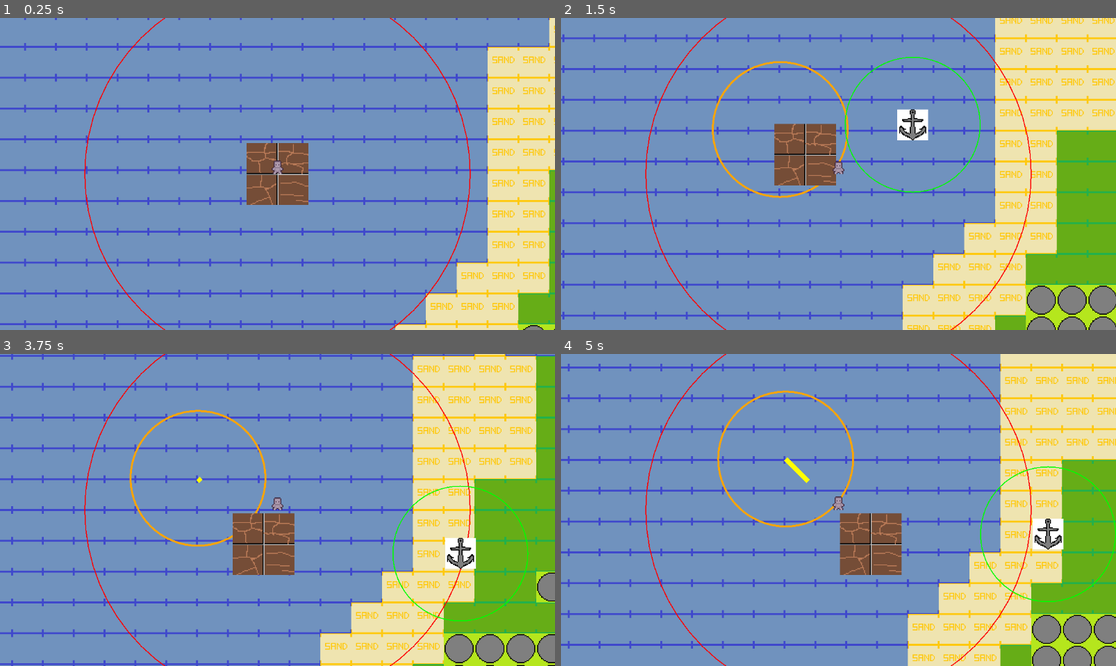
Above: before the commit, frames 1-4 (two rows, left to right).
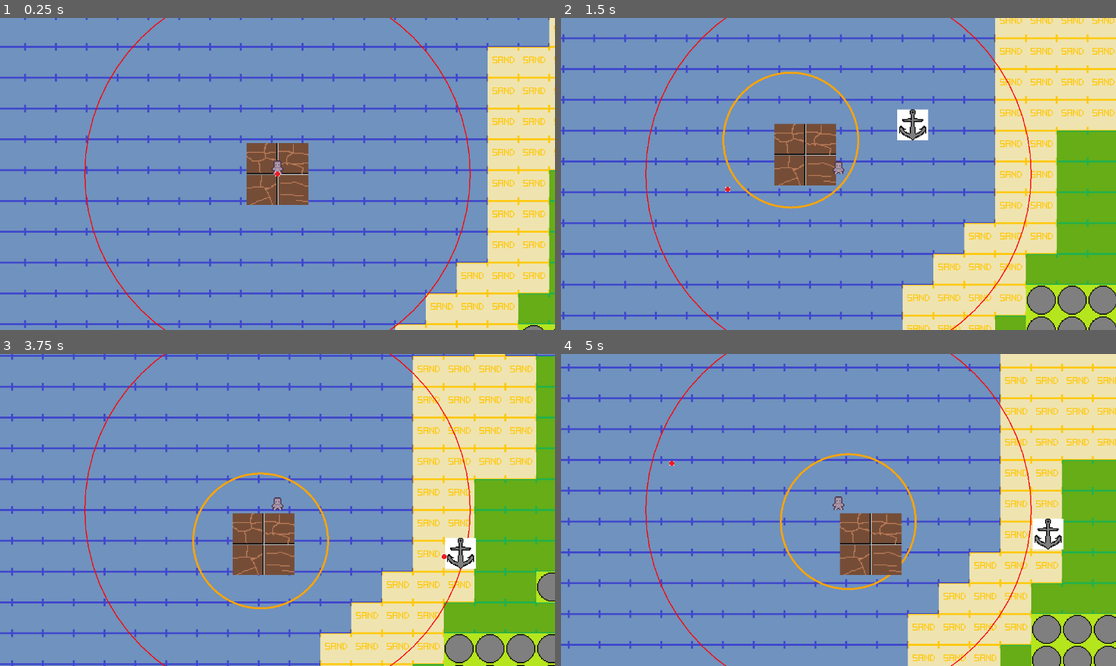
Above: after the commit, the same moments.

Repository: Michaelryang/BrackeysGameJam2024.2
Game: Godot game, scene res://scenes/world_test1.tscn
Same seed, same stepped clock (60 frames per second), same inputs: the game is played once before the commit and once after it.
Inputs (mouse positions are in pixels of both pictures, inside the frame that each line leads up to):
- Up to frame 1 (0.25 s): no input
- Up to frame 2 (1.5 s): move the mouse to (960, 158) at 0.52 s; hold Right (move_right) 0.53-1.28 s; hold Z (drop_anchor) 0.53-1.28 s; move the mouse to (727, 189) at 1.27 s; hold Down (move_down) from 1.28 s (still down); tap E (switch_raft_land) at 1.35 s
- Up to frame 3 (3.75 s): move the mouse to (333, 441) at 2.02 s; release Down (move_down) at 2.03 s; hold Right (move_right) 2.03-2.78 s; hold Z (drop_anchor) 2.03-2.78 s; move the mouse to (249, 572) at 2.77 s; hold Up (move_up) 2.78-3.53 s; tap E (switch_raft_land) at 2.85 s; move the mouse to (444, 556) at 3.52 s; hold Left (move_left) from 3.53 s (still down); hold Z (drop_anchor) from 3.53 s (still down)
- Up to frame 4 (5 s): keep holding Left (move_left); move the mouse to (672, 463) at 4.27 s; release Z (drop_anchor) at 4.28 s; tap E (switch_raft_land) at 4.35 s

The runs differ from the first frame. In frame 1, less than 0.1% of the frame differs, in the area x 49-51%, y 49-51%; in frame 2, 1.4%; in frame 3, 1.4%; in frame 4, 1.5%, in the area x 19-100%, y 11-80%.

Commit message:
feature to allow mouse collision detection. player can re-board raft

Diff:
--- a/project.godot
+++ b/project.godot
@@ -24,6 +24,7 @@
 
 Player=""
 Raft=""
+MouseCollider="Detects and finds objects under/near the mouse cursor"
 
 [input]
 
@@ -61,6 +62,11 @@
 "events": [Object(InputEventKey,"resource_local_to_scene":false,"resource_name":"","device":-1,"window_id":0,"alt_press …(192 unchanged characters)…
 ]
 }
+mouse_left={
+"deadzone": 0.5,
+"events": [Object(InputEventMouseButton,"resource_local_to_scene":false,"resource_name":"","device":-1,"window_id":0,"alt_pressed":false,"shift_pressed":false,"ctrl_pressed":false,"meta_pressed":false,"button_mask":1,"position":Vector2(105, 24),"global_position":Vector2(114, 70),"factor":1.0,"button_index":1,"canceled":false,"pressed":true,"double_click":false,"script":null)
+]
+}
 
 [rendering]
 
--- /dev/null
+++ b/scenes/hand_propeller.tscn
@@ -0,0 +1,26 @@
+[gd_scene load_steps=5 format=3 uid="uid://df2o3lmcr1wj3"]
+
+[ext_resource type="Script" path="res://scripts/hand_propeller.gd" id="1_aewvt"]
+[ext_resource type="Texture2D" uid="uid://dyubg1ultdb2a" path="res://assets/tools/hand_propeller/hand_propeller.png" id="1_op7fg"]
+
+[sub_resource type="AtlasTexture" id="AtlasTexture_a6cq5"]
+atlas = ExtResource("1_op7fg")
+region = Rect2(0, 0, 16, 64)
+
+[sub_resource type="SpriteFrames" id="SpriteFrames_ud0ls"]
+animations = [{
+"frames": [{
+"duration": 1.0,
+"texture": SubResource("AtlasTexture_a6cq5")
+}],
+"loop": true,
+"name": &"default",
+"speed": 5.0
+}]
+
+[node name="HandPropeller" type="Node2D"]
+script = ExtResource("1_aewvt")
+
+[node name="AnimatedSprite2D" type="AnimatedSprite2D" parent="."]
+position = Vector2(0, -32)
+sprite_frames = SubResource("SpriteFrames_ud0ls")
--- /dev/null
+++ b/scenes/mouse_collision.tscn
@@ -0,0 +1,17 @@
+[gd_scene load_steps=4 format=3 uid="uid://cktnom8ah08wl"]
+
+[ext_resource type="Script" path="res://scripts/mouse_collision.gd" id="1_bp3mh"]
+[ext_resource type="Texture2D" uid="uid://cfsahs7h20xhp" path="res://assets/mouse_reticle.png" id="2_wile8"]
+
+[sub_resource type="CircleShape2D" id="CircleShape2D_qr2e3"]
+radius = 2.0
+
+[node name="MouseArea2D" type="Area2D" groups=["MouseCollider"]]
+z_index = 5
+script = ExtResource("1_bp3mh")
+
+[node name="CollisionShape2D" type="CollisionShape2D" parent="."]
+shape = SubResource("CircleShape2D_qr2e3")
+
+[node name="Sprite2D" type="Sprite2D" parent="."]
+texture = ExtResource("2_wile8")
--- a/scenes/raft.tscn
+++ b/scenes/raft.tscn
@@ -21,6 +21,9 @@
 "name": &"default",
 "speed": 5.0
 }]
+
+[sub_resource type="RectangleShape2D" id="RectangleShape2D_0rqrh"]
+size = Vector2(68, 68)
 
 [node name="Raft" type="Node2D" groups=["Raft"]]
 script = ExtResource("1_ix3lm")
@@ -63,3 +66,8 @@
 rotation = 1.5708
 scale = Vector2(1, 3)
 shape = SubResource("RectangleShape2D_ta54e")
+
+[node name="RaftArea2D" type="Area2D" parent="."]
+
+[node name="CollisionShape2D" type="CollisionShape2D" parent="RaftArea2D"]
+shape = SubResource("RectangleShape2D_0rqrh")
--- a/scenes/world_test1.tscn
+++ b/scenes/world_test1.tscn
@@ -1,12 +1,11 @@
 [gd_scene load_steps=5 format=4 uid="uid://suhjv4qojbbm"]
 
-[ext_resource type="Script" path="res://scripts/anchor.gd" id="1_yije4"]
 [ext_resource type="PackedScene" uid="uid://bx3mfp1kvttqv" path="res://scenes/raft.tscn" id="2_oc0fs"]
 [ext_resource type="TileSet" uid="uid://6lsn8hpc2cta" path="res://assets/world/tempset.tres" id="3_mt03i"]
+[ext_resource type="PackedScene" uid="uid://cktnom8ah08wl" path="res://scenes/mouse_collision.tscn" id="5_w7vhy"]
 [ext_resource type="PackedScene" uid="uid://dd13787wejriv" path="res://scenes/robot.tscn" id="6_0xpgy"]
 
 [node name="WorldTest1" type="Node2D"]
-script = ExtResource("1_yije4")
 
 [node name="LandLayer" type="TileMapLayer" parent="."]
 unique_name_in_owner = true
@@ -28,3 +27,5 @@
 unique_name_in_owner = true
 z_index = 2
 position = Vector2(-95, -65)
+
+[node name="MouseArea2D" parent="." instance=ExtResource("5_w7vhy")]
--- a/scripts/anchor.gd
+++ b/scripts/anchor.gd
@@ -7,15 +7,11 @@
 
 signal sig_anchor_dropped(anchor: Anchor)
 
-func _draw():
-	draw_circle(Vector2(0, 0), anchor_radius, Color("green"), false, 1.0)
-
 func _activate() -> void:
 	print("anchor activated")
 	sig_anchor_dropped.connect(raft.set_anchored)
 	_drop_anchor()
 
-# Called every frame. 'delta' is the elapsed time since the previous frame.
 func _process(delta: float) -> void:
 	pass
 
@@ -28,6 +24,5 @@
 	if num_uses <= 0:
 		queue_free()
 
-# Called when the node enters the scene tree for the first time.
 func _ready() -> void:
 	pass
--- /dev/null
+++ b/scripts/hand_propeller.gd
@@ -0,0 +1,11 @@
+extends Node2D
+
+
+# Called when the node enters the scene tree for the first time.
+func _ready() -> void:
+	pass # Replace with function body.
+
+
+# Called every frame. 'delta' is the elapsed time since the previous frame.
+func _process(delta: float) -> void:
+	pass
--- /dev/null
+++ b/scripts/mouse_collision.gd
@@ -0,0 +1,15 @@
+extends Area2D
+
+func _get_objects_at_mouse() -> Array[Area2D]:
+	position = get_global_mouse_position()
+	return get_overlapping_areas()
+
+
+# Called when the node enters the scene tree for the first time.
+func _ready() -> void:
+	pass # Replace with function body.
+
+
+# Called every frame. 'delta' is the elapsed time since the previous frame.
+func _process(delta: float) -> void:
+	position = get_global_mouse_position()
--- a/scripts/raft.gd
+++ b/scripts/raft.gd
@@ -2,21 +2,15 @@
 
 @onready var raft_body : CharacterBody2D = get_node("RaftBody")
 @onready var player : CharacterBody2D = get_tree().get_first_node_in_group("Player")
-var anchor : Anchor = null
+var anchor : Anchor
 var raft_anchor_point : Vector2 # this is NOT the anchor position, but rather the position of the raft when the anchor is dropped
 
 signal moved(v : Vector2) # signal from raft movement
 
 func _draw() -> void:
 	if anchor:
-		#print
-		#print("anchor point")
-		#print(raft_anchor_point)
-		#print("raft pos")
-		#print(raft_body.position)
-		#print(raft_anchor_point - raft_body.position)
-		draw_circle(Vector2(0,0), anchor.anchor_radius, Color("orange"), false, 2.0)
-		draw_line(Vector2(0,0), raft_body.position - raft_anchor_point, Color("yellow"), 5.0)
+		draw_circle(raft_anchor_point, anchor.anchor_radius, Color("orange"), false, 2.0)
+		draw_line(raft_body.position, raft_anchor_point, Color("yellow"), 5.0)
 
 func set_anchored(new_anchor : Anchor = null):
 	self.anchor = new_anchor
@@ -24,11 +18,6 @@
 	if new_anchor:
 		raft_anchor_point = raft_body.position
 		queue_redraw()
-
-
-# Called when the node enters the scene tree for the first time.
-func _ready() -> void:
-	pass # Replace with function body.
 
 
 func _move_raft(v: Vector2, delta: float) -> void:
@@ -49,9 +38,10 @@
 	var delta_pos = raft_body.position - old_position
 	#print(delta_pos)
 
+	#position = raft_body.position
 	for _i in self.get_children():
 		if _i.name != "RaftBody":
-			if _i is CharacterBody2D:
+			if _i is CollisionObject2D:
 				_i.position += delta_pos
 
 	#player.position += delta_pos
@@ -64,9 +54,5 @@
 
 func _physics_process(delta: float) -> void:
 	_move_raft(Vector2(20, 20), delta)
-	#print("raft position")
-	#print(position)
-	#print("raftbody position")
-	#print($RaftBody.position)
 	queue_redraw()
 	pass
--- a/scripts/robot.gd
+++ b/scripts/robot.gd
@@ -2,7 +2,7 @@
 
 @onready var raft : Raft = get_tree().get_first_node_in_group("Raft")
 @export var move_speed: float = 100.0
-@onready var t
+@onready var mouse_collider : Area2D = get_tree().get_first_node_in_group("MouseCollider")
 var interact_radius : float = 200.0
 var on_raft : bool = true
 
@@ -40,6 +40,9 @@
 		print("end switch raft/land")
 
 func _toggle_anchor() -> void:
+	if !on_raft:
+		return
+
 	if raft.anchor:
 		raft.anchor._reel_anchor()
 	else:
@@ -69,7 +72,15 @@
 	raft._disable_raft_player_border(true)
 	set_collision_mask_value(1, true)
 
-	#if ()
+func _land_to_raft() -> void:
+	var object_list = mouse_collider._get_objects_at_mouse()
+	print(object_list)
+	for _i in object_list:
+		if _i.get_parent() is Raft:
+			position = get_global_mouse_position()
+			on_raft = true
+			raft._disable_raft_player_border(false)
+			set_collision_mask_value(1, false)
 
 func _switch_raft_land() -> void:
 	if !raft.anchor:
@@ -84,14 +95,16 @@
 
 	if on_raft:
 		_raft_to_land()
-
+	else:
+		_land_to_raft()
 
 # Called when the node enters the scene tree for the first time.
 func _ready() -> void:
 	raft.moved.connect(_move_player)
 
 func _move_player(v: Vector2) -> void:
-	position += v
+	if on_raft:
+		position += v
 	queue_redraw()
 
 # Called every frame. 'delta' is the elapsed time since the previous frame.
Binary file added: assets/mouse_reticle.png
Not shown, added: assets/mouse_reticle.png.import
Binary file added: assets/tools/hand_propeller/hand_propeller.png
Not shown, added: assets/tools/hand_propeller/hand_propeller.png.import
Not shown: 1 places in scenes/raft.tscn that only renumber resources
